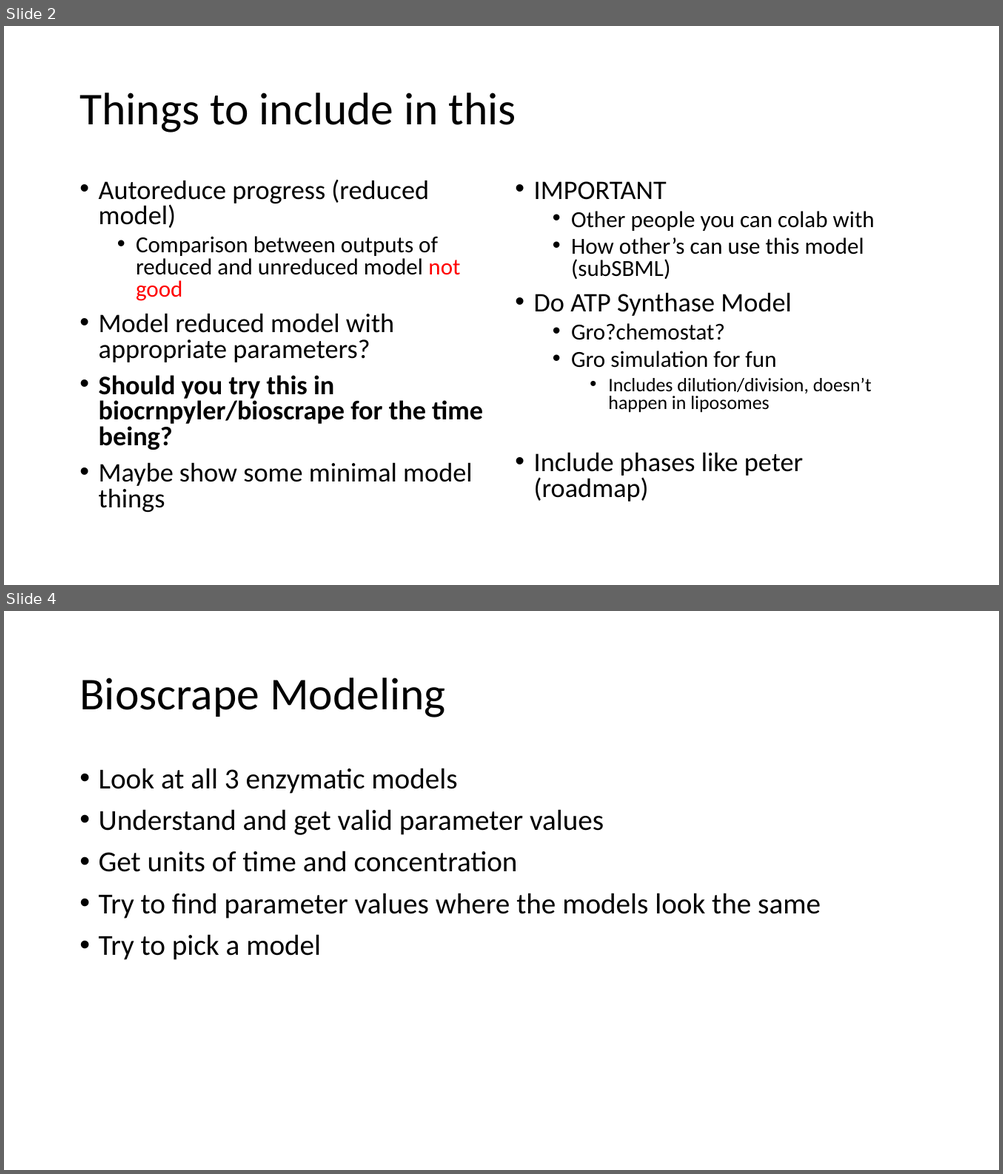
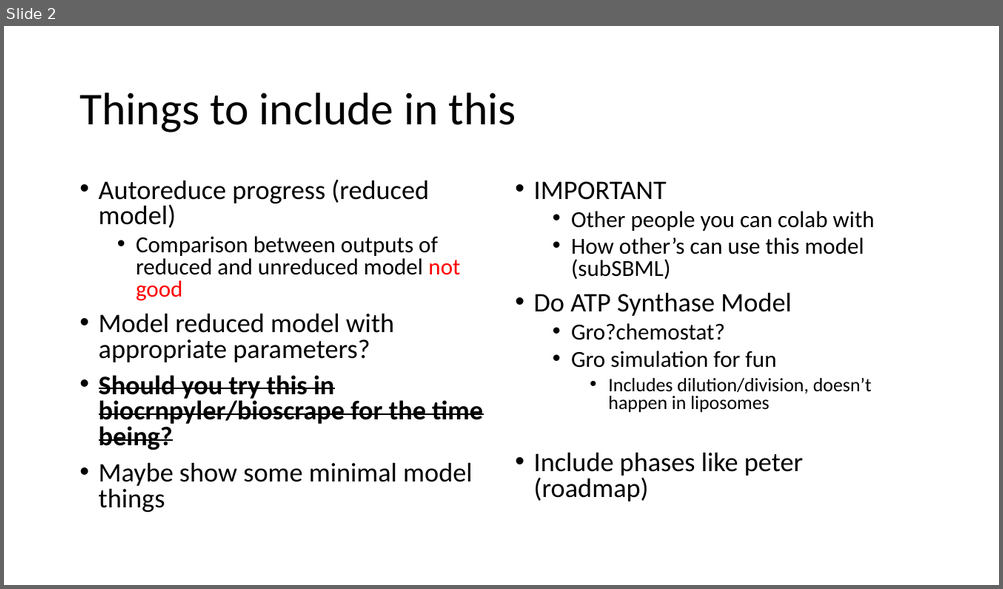
Before and after one commit to AnkitaRoychoudhury/ug_murray, a slide deck: miscellaneous/presentations/20200715_syncell_mtg.pptx. Shown one above the other, each under a label of ours: slides 2 and 4 before the commit, slide 2 after it; the slides between them are not shown. The pictures are 1003x1174 and 1003x589 pixels, drawn with LibreOffice and Linux fonts; fonts in the diff are those of the drawing. Boxes give left, top, right and bottom in pixels: in the first picture for what was removed or moved away, otherwise in the second. Text is boxed around its words. In the diff, an @@ line names an element or a change of style, - is before the commit and + after.

```diff
--- a/miscellaneous/presentations/20200715_syncell_mtg.pptx
+++ b/miscellaneous/presentations/20200715_syncell_mtg.pptx
@@ slide 4 removed at <box>4,611,999,1170</box>, background #FFFFFF @@
@@ title removed at <box>79,678,446,718</box> @@
-Bioscrape Modeling
@@ text removed at <box>99,768,820,960</box> @@
-• Look at all 3 enzymatic models
-• Understand and get valid parameter values
-• Get units of time and concentration
-• Try to find parameter values where the models look the same
-• Try to pick a model
@@ slide 2 changed as well @@
@@ text at <box>99,375,483,450</box>: strikethrough on in "Should you try this in biocrnpyler/bioscrape for ..." @@
```
Also in this commit, not shown: 1 other slide changed, 12 slides added, 1 other slide removed, 13 other files.
